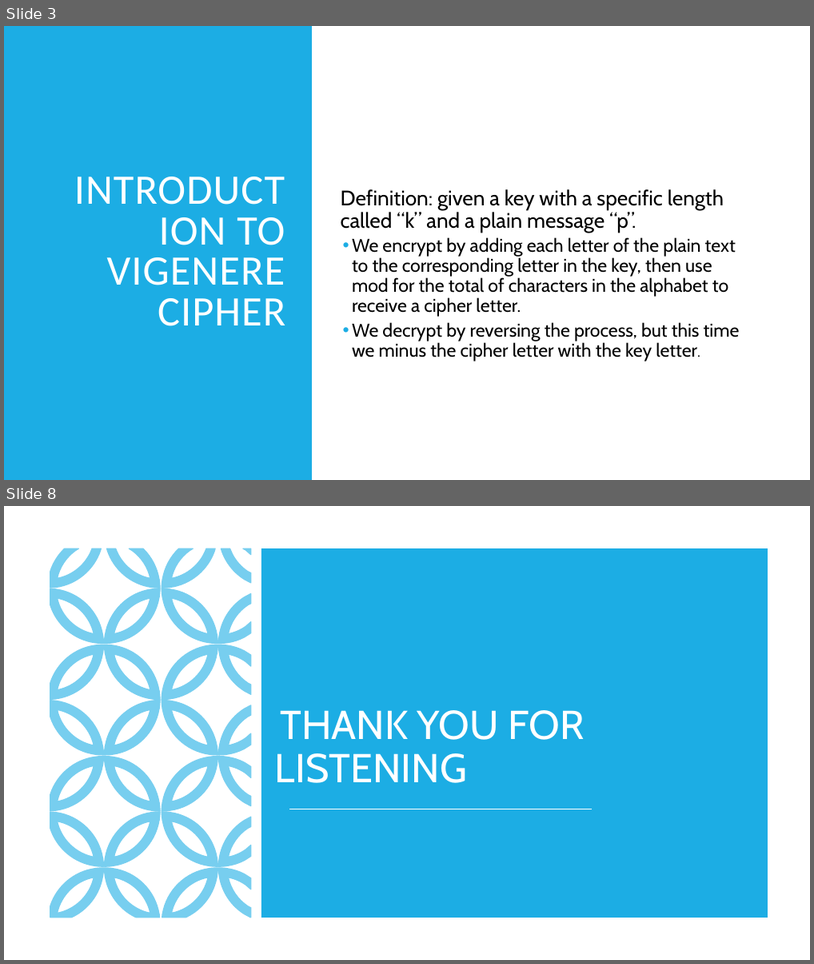
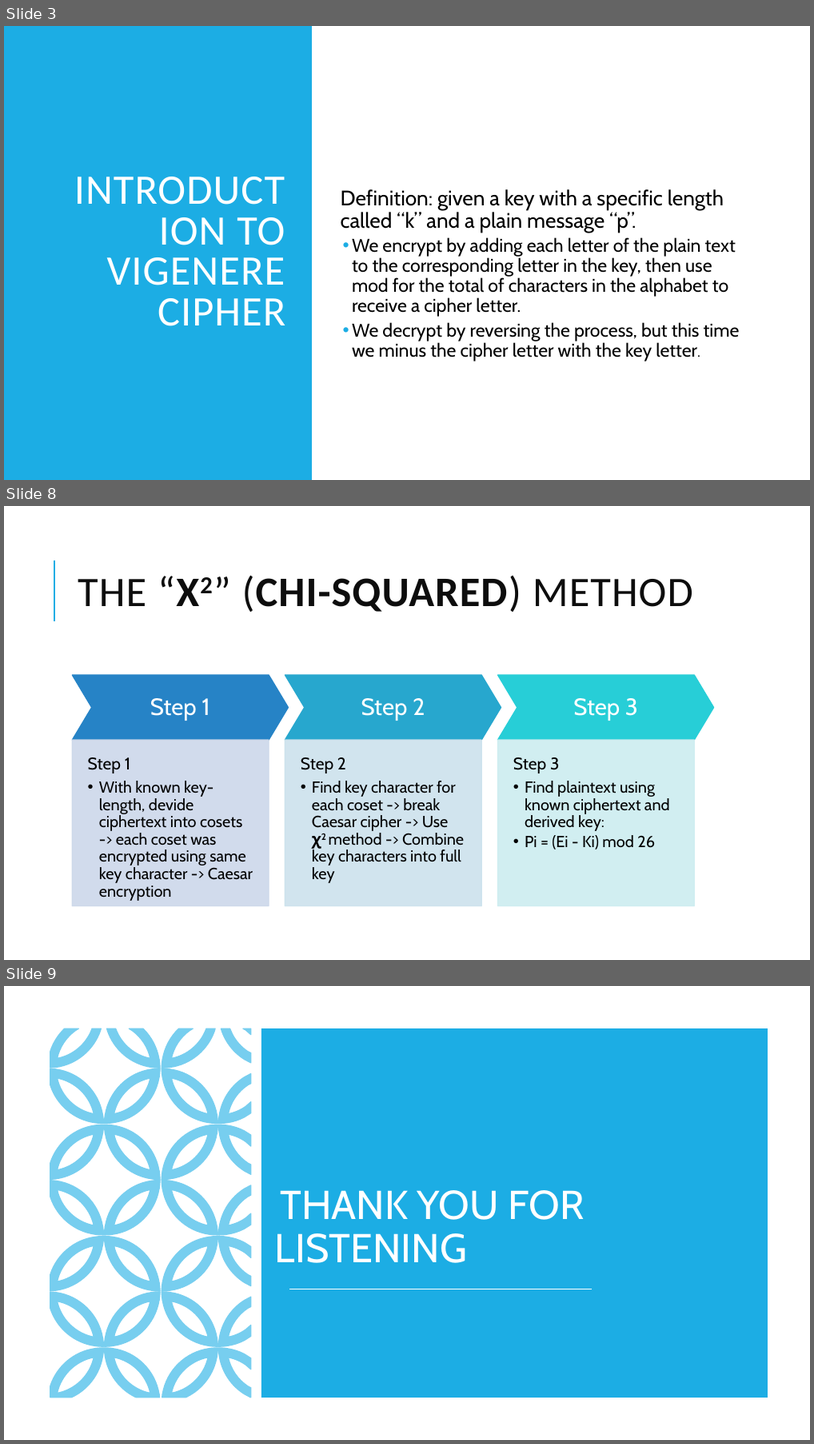
Before and after one commit to ducphamle2/vigenere-cipher-information-security, a slide deck: vigenere.pptx. Shown one above the other, each under a label of ours: slides 3 and 8 before the commit, slides 3, 8 and 9 after it; the slides between them are not shown. The pictures are 814x964 and 814x1444 pixels, drawn with LibreOffice and Linux fonts; fonts in the diff are those of the drawing. Boxes give left, top, right and bottom in pixels: in the first picture for what was removed or moved away, otherwise in the second. Text is boxed around its words. In the diff, an @@ line names an element or a change of style, - is before the commit and + after.

```diff
--- a/vigenere.pptx
+++ b/vigenere.pptx
@@ slide 8 added at bbox=[4, 506, 810, 960], background #FFFFFF; not listed: 1 template element that a slide beside it also shows @@
@@ title added at bbox=[78, 576, 694, 612], 50 pt, text #0D0D0D @@
+THE “Χ2” (CHI-SQUARED) METHOD
@@ group added at bbox=[72, 675, 714, 905]: 6 texts, 3 chevrons, 3 rectangles @@
+Step 1
+Step 1
+  •• With known key-length, devide ciphertext into cosets -> each coset was encrypted using same key character -> Caesar encryption
+Step 2
+Step 2
+  •• Find key character for each coset -> break Caesar cipher -> Use χ2 method -> Combine key characters into full key
+Step 3
+Step 3
+  •• Find plaintext using known ciphertext and derived key:
+  •• Pi = (Ei - Ki) mod 26
@@ what was slide 8 is now slide 9 @@
```
Also in this commit, not shown: 3 slides changed, 1 other slide added, 1 slide removed.
